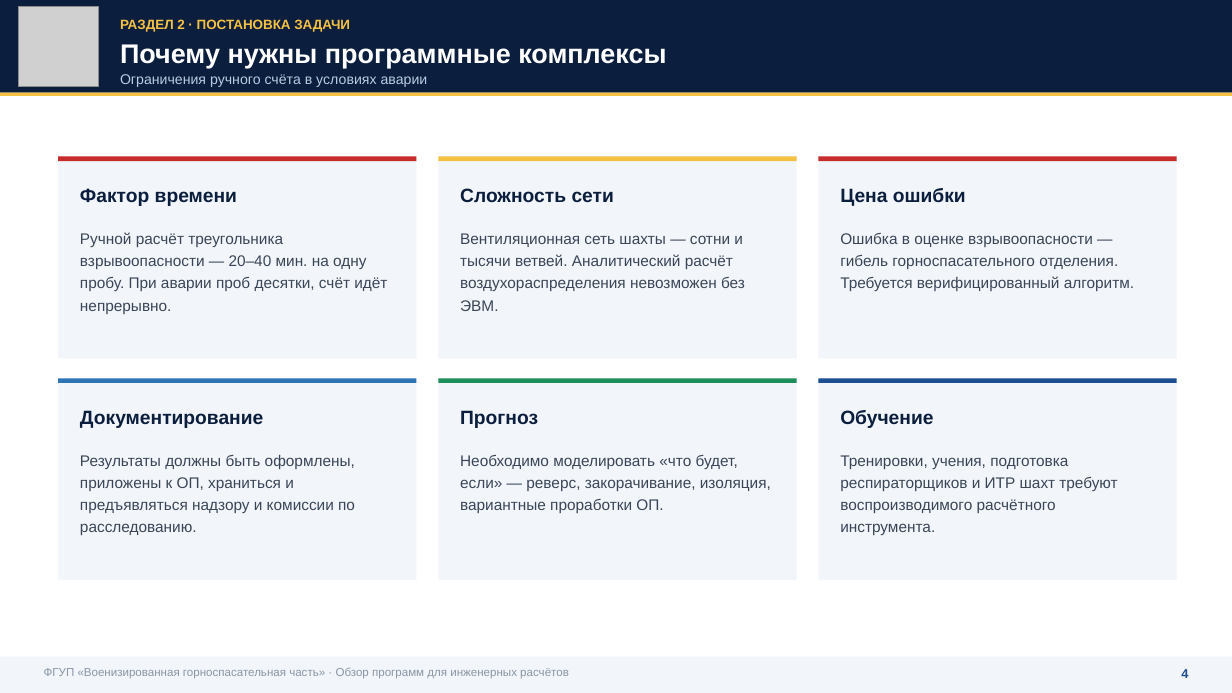
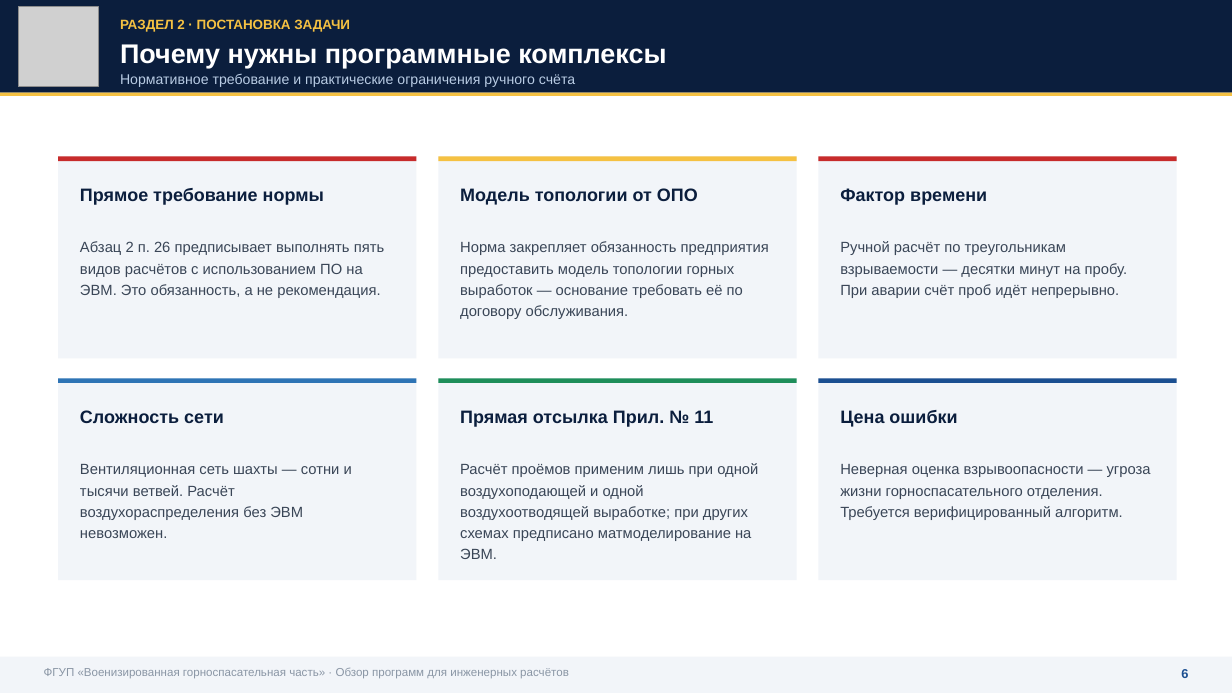
Before and after one commit to pvsistema/ventilation-system-design, a slide deck: slide 7 of public/VGSCH-doklad-PO-inzhenernye-raschety.pptx (slide 5 before the commit). Drawn at 1232x693 pixels with LibreOffice and Linux fonts; fonts in the diff are those of the drawing; grey boxes stand for pictures. Boxes give left, top, right and bottom in pixels: in the first picture for what was removed or moved away, otherwise in the second. Text is boxed around its words. In the diff, an @@ line names an element or a change of style, - is before the commit and + after.

```diff
--- a/public/VGSCH-doklad-PO-inzhenernye-raschety.pptx
+++ b/public/VGSCH-doklad-PO-inzhenernye-raschety.pptx
@@ text at bbox=[120, 74, 575, 87]: text changed @@
-Ограничения ручного счёта в условиях аварии
+Нормативное требование и практические ограничения ручного счёта
@@ text added at bbox=[80, 188, 324, 205], 14 pt, text #0B1E3D, bold @@
+Прямое требование нормы
@@ text added at bbox=[460, 188, 698, 205], 14 pt, text #0B1E3D, bold @@
+Модель топологии от ОПО
@@ text "Фактор времени": place and size @@
-text "Фактор времени" at bbox=[80, 188, 237, 206]
+text "Фактор времени" at bbox=[840, 188, 987, 205]
@@ text at bbox=[80, 241, 384, 298]: text changed; size 12 to 11.5 pt @@
-Ручной расчёт треугольника взрывоопасности — 20–40 мин. на одну пробу. При аварии проб десятки, счёт идёт непрерывно.
+Абзац 2 п. 26 предписывает выполнять пять видов расчётов с использованием ПО на ЭВМ. Это обязанность, а не рекомендация.
@@ text at bbox=[460, 241, 769, 319]: text changed; size 12 to 11.5 pt @@
-Вентиляционная сеть шахты — сотни и тысячи ветвей. Аналитический расчёт воздухораспределения невозможен без ЭВМ.
+Норма закрепляет обязанность предприятия предоставить модель топологии горных выработок — основание требовать её по договору обслуживания.
@@ text at bbox=[840, 241, 1128, 298]: text changed; size 12 to 11.5 pt @@
-Ошибка в оценке взрывоопасности — гибель горноспасательного отделения. Требуется верифицированный алгоритм.
+Ручной расчёт по треугольникам взрываемости — десятки минут на пробу. При аварии счёт проб идёт непрерывно.
@@ text "Сложность сети": place and size @@
-text "Сложность сети" at bbox=[460, 188, 614, 202]
+text "Сложность сети" at bbox=[80, 410, 224, 423]
@@ text removed at bbox=[80, 410, 263, 428] @@
-Документирование
@@ text at bbox=[460, 410, 713, 427]: text changed; size 15 to 14 pt @@
-Прогноз
+Прямая отсылка Прил. № 11
@@ size 15 to 14 pt; line spacing 1.05 to 1.1 in 3 elements at bbox=[840, 188, 987, 205], bbox=[80, 410, 224, 423], bbox=[840, 410, 957, 427] @@
@@ text "Цена ошибки": place and size @@
-text "Цена ошибки" at bbox=[840, 188, 966, 206]
+text "Цена ошибки" at bbox=[840, 410, 957, 427]
@@ text removed at bbox=[840, 410, 933, 428] @@
-Обучение
@@ text at bbox=[80, 464, 352, 538]: text changed; size 12 to 11.5 pt @@
-Результаты должны быть оформлены, приложены к ОП, храниться и предъявляться надзору и комиссии по расследованию.
+Вентиляционная сеть шахты — сотни и тысячи ветвей. Расчёт воздухораспределения без ЭВМ невозможен.
@@ text at bbox=[460, 463, 758, 559]: text changed; size 12 to 11.5 pt @@
-Необходимо моделировать «что будет, если» — реверс, закорачивание, изоляция, вариантные проработки ОП.
+Расчёт проёмов применим лишь при одной воздухоподающей и одной воздухоотводящей выработке; при других схемах предписано матмоделирование на ЭВМ.
@@ text at bbox=[840, 464, 1151, 520]: text changed; size 12 to 11.5 pt @@
-Тренировки, учения, подготовка респираторщиков и ИТР шахт требуют воспроизводимого расчётного инструмента.
+Неверная оценка взрывоопасности — угроза жизни горноспасательного отделения. Требуется верифицированный алгоритм.
@@ text at bbox=[1181, 669, 1188, 678]: text changed @@
-4
+6
```
Also in this commit, not shown: 17 other slides changed, 3 slides added, 1 slide removed.
